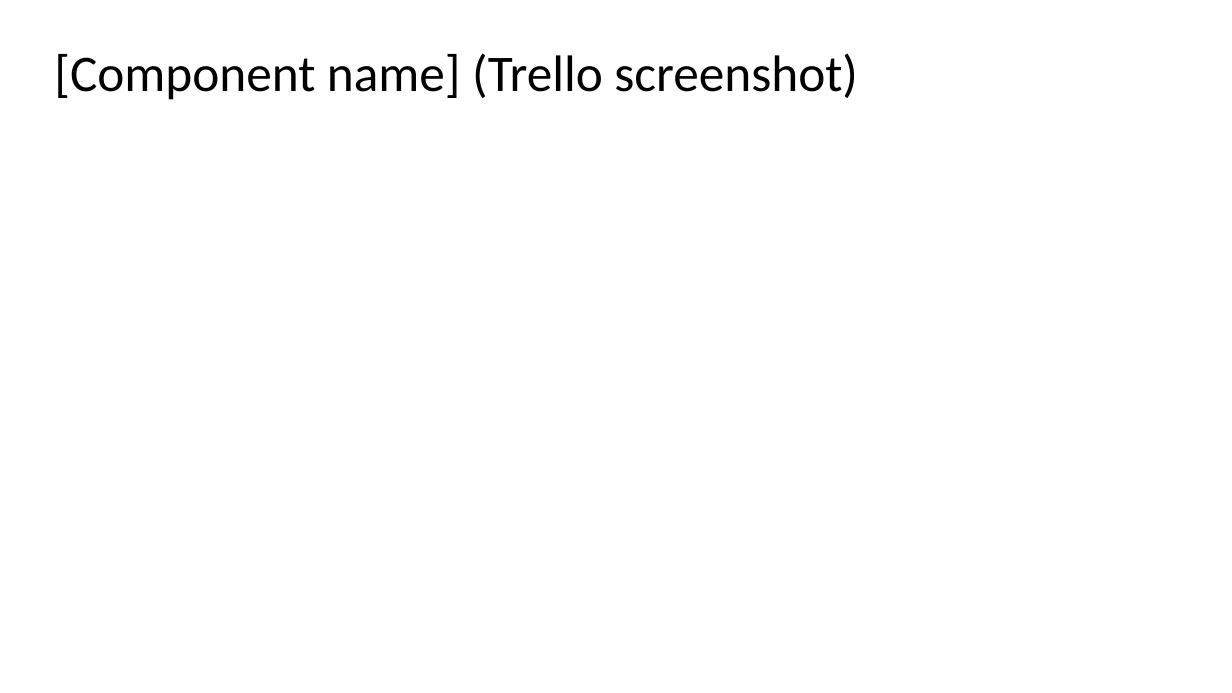
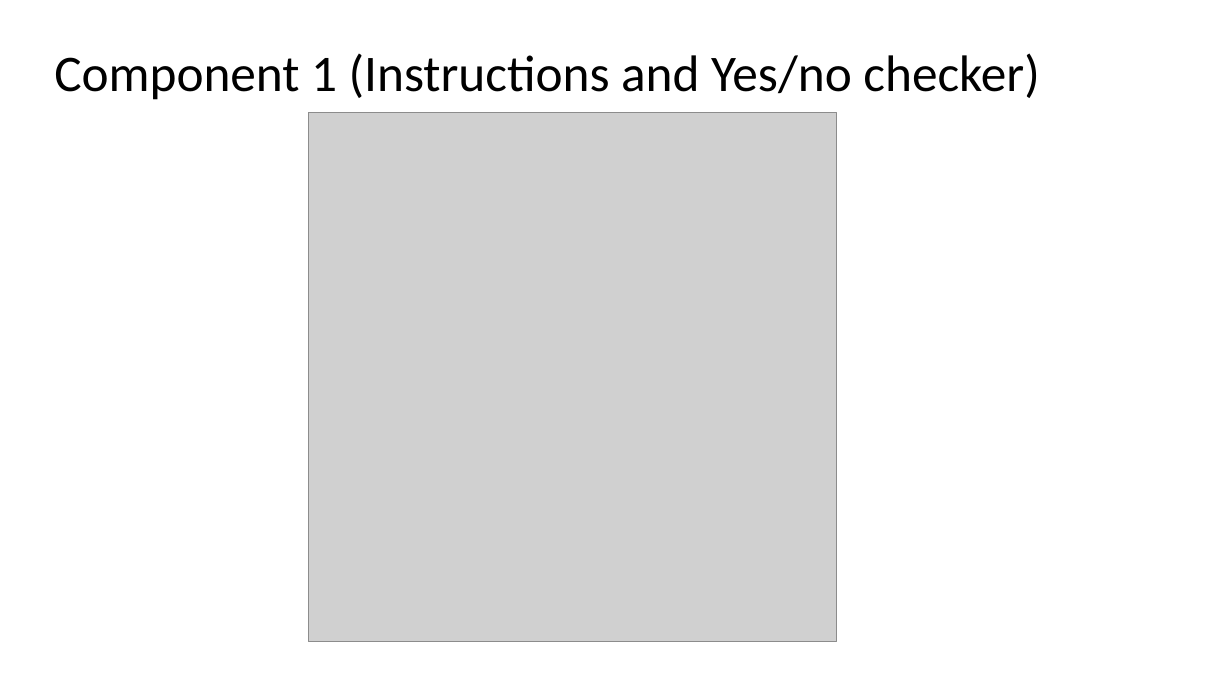
Before and after one commit to joshbatmiddleton/Lucky-Unicorn, a slide deck: slide 5 of Lucky Unicorn Documentation.pptx. Drawn at 1232x693 pixels with LibreOffice and Linux fonts; fonts in the diff are those of the drawing; grey boxes stand for pictures. Boxes give left, top, right and bottom in pixels: in the first picture for what was removed or moved away, otherwise in the second. Text is boxed around its words. In the diff, an @@ line names an element or a change of style, - is before the commit and + after.

```diff
--- a/Lucky Unicorn Documentation.pptx
+++ b/Lucky Unicorn Documentation.pptx
@@ title at [54, 53, 1039, 100]: text changed @@
-[Component name] (Trello screenshot)
+Component 1 (Instructions and Yes/no checker)
@@ picture added at [309, 113, 837, 642] @@
```
Also in this commit, not shown: 1 other slide changed.
